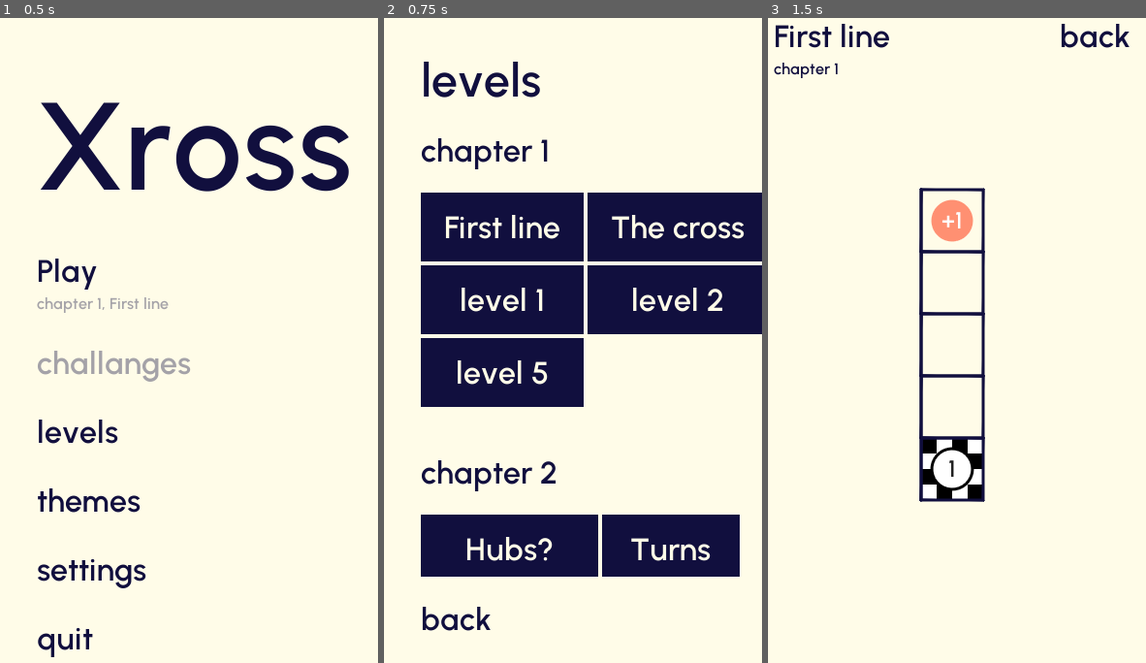
Above: before the commit, frames 1-3 (left to right).
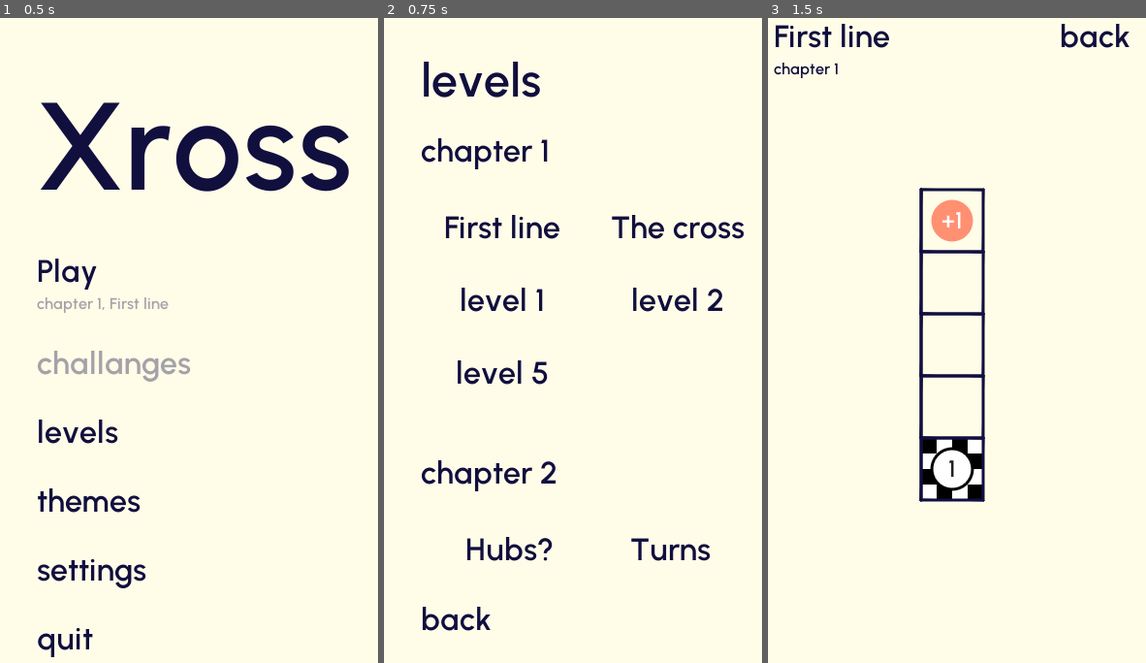
Above: after the commit, the same moments.

Repository: henriknh/add-ze-lines
Game: Godot game, scene res://scenes/main_menu/main_menu.tscn
Same seed, same stepped clock (60 frames per second), same inputs: the game is played once before the commit and once after it.
Inputs:
- Up to frame 1 (0.5 s): no input
- Up to frame 2 (0.75 s): click "levels" at 0.5 s
- Up to frame 3 (1.5 s): click "First line" at 1.25 s

Frame 1 is identical in both runs. In frame 2, 32% of the frame differs, in the area x 9-100%, y 27-87%; in frame 3, nothing differs.

Commit message:
Theme buttons show theme(Intial implementation)

Diff:
--- /dev/null
+++ b/scenes/levels_new/dialogs/string_input/string_input.tscn
@@ -0,0 +1,8 @@
+[gd_scene format=2]
+
+[node name="Control" type="Control"]
+anchor_right = 1.0
+anchor_bottom = 1.0
+__meta__ = {
+"_edit_use_anchors_": false
+}
--- /dev/null
+++ b/scenes/levels_new/levels_new.gd
@@ -0,0 +1,212 @@
+extends MarginContainer
+
+class_name LevelsNew
+
+onready var chapters_outlet = $VBoxContainer/ScrollContainer/VBoxContainer
+var _theme = preload("res://theme_solid.tres")
+
+func _ready():
+	load_levels()
+
+func save_and_reload():
+	Data.save_data()
+	load_levels()
+
+func load_levels():
+	for child in chapters_outlet.get_children():
+		chapters_outlet.remove_child(child)
+
+	for chapter in Data.data:
+		var container = VBoxContainer.new()
+		container.set("custom_constants/separation", 24)
+
+		# Metadata
+		var container_title = HBoxContainer.new()
+
+		# chapter title
+		var chapter_title = Label.new()
+		chapter_title.text = chapter.title
+		chapter_title.size_flags_horizontal = SIZE_EXPAND_FILL
+		chapter_title.set("custom_fonts/font", preload("res://assets/font/font_32.tres"))
+		container_title.add_child(chapter_title)
+
+		# edit chapter
+		if Storage.editor:
+			var edit_chapter = Button.new()
+			edit_chapter.text = "edit"
+			edit_chapter.theme = _theme
+			edit_chapter.connect("pressed", self, "edit_chapter", [chapter])
+			container_title.add_child(edit_chapter)
+
+		container.add_child(container_title)
+
+		# Levels
+		var container_grid = GridContainer.new()
+		container_grid.columns = 1 if Storage.editor else 2
+
+		for level in chapter.levels:
+			var level_container = HBoxContainer.new()
+
+			# play level
+			var play_level = Button.new()
+			play_level.theme = _theme
+			play_level.text = level.title
+			play_level.size_flags_horizontal = SIZE_EXPAND_FILL
+			play_level.connect("pressed", self, "play_level", [chapter, level])
+			level_container.add_child(play_level)
+
+			# edit level
+			if Storage.editor:
+				var edit_level = Button.new()
+				edit_level.theme = _theme
+				edit_level.text = "edit"
+				edit_level.connect("pressed", self, "edit_level", [chapter, level])
+				level_container.add_child(edit_level)
+
+			container_grid.add_child(level_container)
+
+		# add new level
+		if Storage.editor:
+			var button_add_level = Button.new()
+			button_add_level.text = "new"
+			button_add_level.theme = _theme
+			button_add_level.connect("pressed", self, "new_level", [chapter])
+			container_grid.add_child(button_add_level)
+
+		container.add_child(container_grid)
+		chapters_outlet.add_child(container)
+
+	# add new chapter
+	if Storage.editor:
+		var button_add_chapter = Button.new()
+		button_add_chapter.text = "new chapter"
+		button_add_chapter.theme = _theme
+		button_add_chapter.connect("pressed", self, "new_chapter")
+		chapters_outlet.add_child(button_add_chapter)
+
+func _on_back():
+	get_tree().change_scene("res://scenes/main_menu/main_menu.tscn")
+
+func play_level(chapter, level, is_editor = false):
+	Level.init(chapter, level, is_editor)
+
+func new_chapter():
+	Data.data.append({
+		"title": "chapter %d" % (Data.data.size() + 1),
+		"levels": []
+	})
+	save_and_reload()
+
+func edit_chapter(chapter):
+	var idx = Data.data.find(chapter)
+
+	var dialog = AcceptDialog.new()
+	dialog.connect("custom_action", self, "on_edit_chapter", [chapter, dialog])
+	if idx > 0:
+		dialog.add_button("Move up", true, "move_up")
+	if idx < Data.data.size() - 1:
+		dialog.add_button("Move down", true, "move_down")
+	dialog.add_button("Delete", true, "delete")
+
+	var line_edit = LineEdit.new()
+	line_edit.text = chapter.title
+	dialog.register_text_enter(line_edit)
+	dialog.add_child(line_edit)
+	dialog.connect("confirmed", self, "on_edit_chapter", [line_edit, chapter, dialog])
+
+	add_child(dialog)
+	dialog.popup_centered()
+
+func on_edit_chapter(action, chapter, dialog: AcceptDialog):
+	var idx = Data.data.find(chapter)
+
+	if action is String and action == "move_up":
+		Data.data.remove(idx)
+		Data.data.insert(idx - 1, chapter)
+	elif action is String and action == "move_down":
+		Data.data.remove(idx)
+		Data.data.insert(idx + 1, chapter)
+	elif action is String and action == "delete":
+		Data.data.remove(idx)
+	else:
+		chapter.title = action.text
+
+	dialog.queue_free()
+	save_and_reload()
+
+func new_level(chapter):
+	chapter.levels.append({
+		"title": "level %d" % (chapter.levels.size() + 1),
+		"grid_size": [5,5],
+		"operators": []
+	})
+	save_and_reload()
+
+func edit_level(chapter, level):
+	var idx = chapter.levels.find(level)
+
+	var dialog = AcceptDialog.new()
+	dialog.connect("custom_action", self, "on_edit_level", [level, chapter, dialog])
+	dialog.add_button("Edit level", true, "edit")
+	if idx > 0:
+		dialog.add_button("Move up", true, "move_up")
+	if idx < chapter.levels.size() - 1:
+		dialog.add_button("Move down", true, "move_down")
+	dialog.add_button("Delete", true, "delete")
+
+	var container = VBoxContainer.new()
+
+	# Title
+	var label_title = Label.new()
+	label_title.text = "Title"
+	container.add_child(label_title)
+
+	var level_title = LineEdit.new()
+	level_title.text = level.title
+	container.add_child(level_title)
+
+	# Coord
+	var label_coord = Label.new()
+	label_coord.text = "Coord"
+	container.add_child(label_coord)
+
+	var coord_container = HBoxContainer.new()
+
+	var grid_size_x = SpinBox.new()
+	grid_size_x.value = level.grid_size[0]
+	coord_container.add_child(grid_size_x)
+
+	var grid_size_y = SpinBox.new()
+	grid_size_y.value = level.grid_size[1]
+	coord_container.add_child(grid_size_y)
+
+	container.add_child(coord_container)
+
+	dialog.add_child(container)
+
+	dialog.connect("confirmed", self, "on_edit_level", [[level_title, grid_size_x, grid_size_y], level, chapter, dialog])
+
+	add_child(dialog)
+	dialog.popup_centered()
+
+func on_edit_level(action, level, chapter, dialog: AcceptDialog):
+	var idx = chapter.levels.find(level)
+
+	if action is String and action == "edit":
+		play_level(chapter, level, true)
+	elif action is String and action == "move_up":
+		chapter.levels.remove(idx)
+		chapter.levels.insert(idx - 1, level)
+	elif action is String and action == "move_down":
+		chapter.levels.remove(idx)
+		chapter.levels.insert(idx + 1, level)
+	elif action is String and action == "delete":
+		chapter.levels.remove(idx)
+	else:
+		level.title = action[0].text
+		if level.grid_size[0] != action[1].value or level.grid_size[1] != action[2].value:
+			level.grid_size = [action[1].value, action[2].value]
+			level.operators = []
+
+	dialog.queue_free()
+	save_and_reload()
--- /dev/null
+++ b/scenes/levels_new/levels_new.tscn
@@ -0,0 +1,320 @@
+[gd_scene load_steps=5 format=2]
+
+[ext_resource path="res://theme_solid.tres" type="Theme" id=1]
+[ext_resource path="res://theme.tres" type="Theme" id=2]
+[ext_resource path="res://scenes/levels_new/levels_new.gd" type="Script" id=3]
+[ext_resource path="res://assets/font/font_48.tres" type="DynamicFont" id=4]
+
+[node name="MarginContainer" type="MarginContainer"]
+anchor_right = 1.0
+anchor_bottom = 1.0
+theme = ExtResource( 2 )
+custom_constants/margin_right = 48
+custom_constants/margin_top = 48
+custom_constants/margin_left = 48
+custom_constants/margin_bottom = 48
+script = ExtResource( 3 )
+__meta__ = {
+"_edit_use_anchors_": false
+}
+
+[node name="VBoxContainer" type="VBoxContainer" parent="."]
+margin_left = 48.0
+margin_top = 48.0
+margin_right = 390.0
+margin_bottom = 652.0
+size_flags_horizontal = 3
+size_flags_vertical = 3
+custom_constants/separation = 24
+__meta__ = {
+"_edit_use_anchors_": false
+}
+
+[node name="Header" type="Label" parent="VBoxContainer"]
+margin_right = 342.0
+margin_bottom = 58.0
+custom_fonts/font = ExtResource( 4 )
+text = "levels"
+valign = 2
+
+[node name="ScrollContainer" type="ScrollContainer" parent="VBoxContainer"]
+margin_top = 82.0
+margin_right = 342.0
+margin_bottom = 541.0
+size_flags_vertical = 3
+theme = ExtResource( 2 )
+scroll_horizontal_enabled = false
+__meta__ = {
+"_edit_use_anchors_": false
+}
+
+[node name="VBoxContainer" type="VBoxContainer" parent="VBoxContainer/ScrollContainer"]
+margin_right = 338.0
+margin_bottom = 1349.0
+size_flags_horizontal = 3
+custom_constants/separation = 48
+
+[node name="Chapter1" type="VBoxContainer" parent="VBoxContainer/ScrollContainer/VBoxContainer"]
+margin_right = 338.0
+margin_bottom = 58.0
+custom_constants/separation = 24
+
+[node name="HBoxContainer" type="HBoxContainer" parent="VBoxContainer/ScrollContainer/VBoxContainer/Chapter1"]
+margin_right = 338.0
+margin_bottom = 58.0
+
+[node name="ChapterLabel" type="Label" parent="VBoxContainer/ScrollContainer/VBoxContainer/Chapter1/HBoxContainer"]
+margin_right = 320.0
+margin_bottom = 58.0
+size_flags_horizontal = 3
+custom_fonts/font = ExtResource( 4 )
+text = "chapter 1"
+
+[node name="Button" type="Button" parent="VBoxContainer/ScrollContainer/VBoxContainer/Chapter1/HBoxContainer"]
+margin_left = 324.0
+margin_right = 338.0
+margin_bottom = 58.0
+text = "-"
+
+[node name="HBoxContainer" type="HBoxContainer" parent="VBoxContainer/ScrollContainer/VBoxContainer"]
+margin_top = 106.0
+margin_right = 338.0
+margin_bottom = 231.0
+
+[node name="Line" type="Control" parent="VBoxContainer/ScrollContainer/VBoxContainer/HBoxContainer"]
+margin_right = 48.0
+margin_bottom = 125.0
+rect_min_size = Vector2( 48, 0 )
+
+[node name="Line2D" type="Line2D" parent="VBoxContainer/ScrollContainer/VBoxContainer/HBoxContainer/Line"]
+position = Vector2( 24, 24 )
+points = PoolVector2Array( 0, 0, 0, 48 )
+
+[node name="VBoxContainer" type="VBoxContainer" parent="VBoxContainer/ScrollContainer/VBoxContainer/HBoxContainer/Line"]
+anchor_right = 1.0
+anchor_bottom = 1.0
+size_flags_vertical = 3
+__meta__ = {
+"_edit_use_anchors_": false
+}
+
+[node name="VBoxContainer" type="VBoxContainer" parent="VBoxContainer/ScrollContainer/VBoxContainer/HBoxContainer"]
+margin_left = 52.0
+margin_right = 338.0
+margin_bottom = 125.0
+size_flags_horizontal = 3
+__meta__ = {
+"_edit_use_anchors_": false
+}
+
+[node name="Label" type="Label" parent="VBoxContainer/ScrollContainer/VBoxContainer/HBoxContainer/VBoxContainer"]
+margin_right = 286.0
+margin_bottom = 39.0
+text = "test"
+
+[node name="Label2" type="Label" parent="VBoxContainer/ScrollContainer/VBoxContainer/HBoxContainer/VBoxContainer"]
+margin_top = 43.0
+margin_right = 286.0
+margin_bottom = 82.0
+text = "test"
+
+[node name="Label3" type="Label" parent="VBoxContainer/ScrollContainer/VBoxContainer/HBoxContainer/VBoxContainer"]
+margin_top = 86.0
+margin_right = 286.0
+margin_bottom = 125.0
+text = "test"
+
+[node name="Chapter2" type="VBoxContainer" parent="VBoxContainer/ScrollContainer/VBoxContainer"]
+margin_top = 279.0
+margin_right = 338.0
+margin_bottom = 535.0
+custom_constants/separation = 24
+
+[node name="ChapterLabel" type="Label" parent="VBoxContainer/ScrollContainer/VBoxContainer/Chapter2"]
+margin_right = 338.0
+margin_bottom = 58.0
+custom_fonts/font = ExtResource( 4 )
+text = "chapter 2"
+
+[node name="GridContainer" type="GridContainer" parent="VBoxContainer/ScrollContainer/VBoxContainer/Chapter2"]
+margin_top = 82.0
+margin_right = 338.0
+margin_bottom = 256.0
+custom_constants/vseparation = 32
+custom_constants/hseparation = 64
+columns = 2
+
+[node name="Button" type="Button" parent="VBoxContainer/ScrollContainer/VBoxContainer/Chapter2/GridContainer"]
+margin_right = 137.0
+margin_bottom = 71.0
+theme = ExtResource( 1 )
+text = "LEVEL"
+
+[node name="Button2" type="Button" parent="VBoxContainer/ScrollContainer/VBoxContainer/Chapter2/GridContainer"]
+margin_left = 201.0
+margin_right = 338.0
+margin_bottom = 71.0
+theme = ExtResource( 1 )
+text = "LEVEL"
+
+[node name="Button3" type="Button" parent="VBoxContainer/ScrollContainer/VBoxContainer/Chapter2/GridContainer"]
+margin_top = 103.0
+margin_right = 137.0
+margin_bottom = 174.0
+theme = ExtResource( 1 )
+text = "LEVEL"
+
+[node name="Button4" type="Button" parent="VBoxContainer/ScrollContainer/VBoxContainer/Chapter2/GridContainer"]
+margin_left = 201.0
+margin_top = 103.0
+margin_right = 338.0
+margin_bottom = 174.0
+theme = ExtResource( 1 )
+text = "LEVEL"
+
+[node name="Chapter3" type="VBoxContainer" parent="VBoxContainer/ScrollContainer/VBoxContainer"]
+margin_top = 583.0
+margin_right = 338.0
+margin_bottom = 942.0
+custom_constants/separation = 24
+
+[node name="ChapterLabel" type="Label" parent="VBoxContainer/ScrollContainer/VBoxContainer/Chapter3"]
+margin_right = 338.0
+margin_bottom = 58.0
+custom_fonts/font = ExtResource( 4 )
+text = "chapter 3"
+
+[node name="GridContainer" type="GridContainer" parent="VBoxContainer/ScrollContainer/VBoxContainer/Chapter3"]
+margin_top = 82.0
+margin_right = 338.0
+margin_bottom = 359.0
+custom_constants/vseparation = 32
+custom_constants/hseparation = 64
+columns = 2
+
+[node name="Button" type="Button" parent="VBoxContainer/ScrollContainer/VBoxContainer/Chapter3/GridContainer"]
+margin_right = 137.0
+margin_bottom = 71.0
+theme = ExtResource( 1 )
+text = "LEVEL"
+
+[node name="Button2" type="Button" parent="VBoxContainer/ScrollContainer/VBoxContainer/Chapter3/GridContainer"]
+margin_left = 201.0
+margin_right = 338.0
+margin_bottom = 71.0
+theme = ExtResource( 1 )
+text = "LEVEL"
+
+[node name="Button3" type="Button" parent="VBoxContainer/ScrollContainer/VBoxContainer/Chapter3/GridContainer"]
+margin_top = 103.0
+margin_right = 137.0
+margin_bottom = 174.0
+theme = ExtResource( 1 )
+text = "LEVEL"
+
+[node name="Button4" type="Button" parent="VBoxContainer/ScrollContainer/VBoxContainer/Chapter3/GridContainer"]
+margin_left = 201.0
+margin_top = 103.0
+margin_right = 338.0
+margin_bottom = 174.0
+theme = ExtResource( 1 )
+text = "LEVEL"
+
+[node name="Button5" type="Button" parent="VBoxContainer/ScrollContainer/VBoxContainer/Chapter3/GridContainer"]
+margin_top = 206.0
+margin_right = 137.0
+margin_bottom = 277.0
+theme = ExtResource( 1 )
+text = "LEVEL"
+
+[node name="Button6" type="Button" parent="VBoxContainer/ScrollContainer/VBoxContainer/Chapter3/GridContainer"]
+margin_left = 201.0
+margin_top = 206.0
+margin_right = 338.0
+margin_bottom = 277.0
+theme = ExtResource( 1 )
+text = "LEVEL"
+
+[node name="Chapter4" type="VBoxContainer" parent="VBoxContainer/ScrollContainer/VBoxContainer"]
+margin_top = 990.0
+margin_right = 338.0
+margin_bottom = 1349.0
+custom_constants/separation = 24
+
+[node name="ChapterLabel" type="Label" parent="VBoxContainer/ScrollContainer/VBoxContainer/Chapter4"]
+margin_right = 338.0
+margin_bottom = 58.0
+custom_fonts/font = ExtResource( 4 )
+text = "chapter 4"
+
+[node name="GridContainer" type="GridContainer" parent="VBoxContainer/ScrollContainer/VBoxContainer/Chapter4"]
+margin_top = 82.0
+margin_right = 338.0
+margin_bottom = 359.0
+custom_constants/vseparation = 32
+custom_constants/hseparation = 64
+columns = 2
+
+[node name="Button" type="Button" parent="VBoxContainer/ScrollContainer/VBoxContainer/Chapter4/GridContainer"]
+margin_right = 137.0
+margin_bottom = 71.0
+theme = ExtResource( 1 )
+text = "LEVEL"
+
+[node name="Button2" type="Button" parent="VBoxContainer/ScrollContainer/VBoxContainer/Chapter4/GridContainer"]
+margin_left = 201.0
+margin_right = 338.0
+margin_bottom = 71.0
+theme = ExtResource( 1 )
+text = "LEVEL"
+
+[node name="Button3" type="Button" parent="VBoxContainer/ScrollContainer/VBoxContainer/Chapter4/GridContainer"]
+margin_top = 103.0
+margin_right = 137.0
+margin_bottom = 174.0
+theme = ExtResource( 1 )
+text = "LEVEL"
+
+[node name="Button4" type="Button" parent="VBoxContainer/ScrollContainer/VBoxContainer/Chapter4/GridContainer"]
+margin_left = 201.0
+margin_top = 103.0
+margin_right = 338.0
+margin_bottom = 174.0
+theme = ExtResource( 1 )
+text = "LEVEL"
+
+[node name="Button5" type="Button" parent="VBoxContainer/ScrollContainer/VBoxContainer/Chapter4/GridContainer"]
+margin_top = 206.0
+margin_right = 137.0
+margin_bottom = 277.0
+theme = ExtResource( 1 )
+text = "LEVEL"
+
+[node name="AcceptDialog" type="AcceptDialog" parent="VBoxContainer/ScrollContainer"]
+margin_right = 83.0
+margin_bottom = 102.0
+
+[node name="Button" type="Button" parent="VBoxContainer"]
+margin_top = 565.0
+margin_right = 342.0
+margin_bottom = 604.0
+theme = ExtResource( 2 )
+text = "back"
+align = 0
+
+[connection signal="pressed" from="VBoxContainer/ScrollContainer/VBoxContainer/Chapter2/GridContainer/Button" to="." method="_on_load_level"]
+[connection signal="pressed" from="VBoxContainer/ScrollContainer/VBoxContainer/Chapter2/GridContainer/Button2" to="." method="_on_load_level"]
+[connection signal="pressed" from="VBoxContainer/ScrollContainer/VBoxContainer/Chapter2/GridContainer/Button3" to="." method="_on_load_level"]
+[connection signal="pressed" from="VBoxContainer/ScrollContainer/VBoxContainer/Chapter2/GridContainer/Button4" to="." method="_on_load_level"]
+[connection signal="pressed" from="VBoxContainer/ScrollContainer/VBoxContainer/Chapter3/GridContainer/Button" to="." method="_on_load_level"]
+[connection signal="pressed" from="VBoxContainer/ScrollContainer/VBoxContainer/Chapter3/GridContainer/Button2" to="." method="_on_load_level"]
+[connection signal="pressed" from="VBoxContainer/ScrollContainer/VBoxContainer/Chapter3/GridContainer/Button3" to="." method="_on_load_level"]
+[connection signal="pressed" from="VBoxContainer/ScrollContainer/VBoxContainer/Chapter3/GridContainer/Button4" to="." method="_on_load_level"]
+[connection signal="pressed" from="VBoxContainer/ScrollContainer/VBoxContainer/Chapter3/GridContainer/Button5" to="." method="_on_load_level"]
+[connection signal="pressed" from="VBoxContainer/ScrollContainer/VBoxContainer/Chapter3/GridContainer/Button6" to="." method="_on_load_level"]
+[connection signal="pressed" from="VBoxContainer/ScrollContainer/VBoxContainer/Chapter4/GridContainer/Button" to="." method="_on_load_level"]
+[connection signal="pressed" from="VBoxContainer/ScrollContainer/VBoxContainer/Chapter4/GridContainer/Button2" to="." method="_on_load_level"]
+[connection signal="pressed" from="VBoxContainer/ScrollContainer/VBoxContainer/Chapter4/GridContainer/Button3" to="." method="_on_load_level"]
+[connection signal="pressed" from="VBoxContainer/ScrollContainer/VBoxContainer/Chapter4/GridContainer/Button4" to="." method="_on_load_level"]
+[connection signal="pressed" from="VBoxContainer/ScrollContainer/VBoxContainer/Chapter4/GridContainer/Button5" to="." method="_on_load_level"]
+[connection signal="pressed" from="VBoxContainer/Button" to="." method="_on_back"]
--- a/scenes/themes/themes.gd
+++ b/scenes/themes/themes.gd
@@ -1,13 +1,13 @@
 extends MarginContainer
 
-var _theme = preload("res://theme_solid.tres")
+var _theme_solid = preload("res://theme_solid.tres")
 
 func _ready():
 	for i in range(Themes.themes.size()):
 		var theme = Themes.themes[i]
 		var button = Button.new()
 		button.text = theme.title
-		button.theme = _theme
+		button.theme = Themes.update_theme_solid(_theme_solid.duplicate(true), theme)
 		button.connect("pressed", self, "_on_set_theme", [i])
 		$VBoxContainer/GridContainer.add_child(button)
 
--- a/scenes/themes/themes.tscn
+++ b/scenes/themes/themes.tscn
@@ -21,7 +21,7 @@
 margin_left = 48.0
 margin_top = 48.0
 margin_right = 352.0
-margin_bottom = 752.0
+margin_bottom = 652.0
 custom_constants/separation = 48
 
 [node name="Themes" type="Label" parent="VBoxContainer"]
@@ -33,16 +33,16 @@
 [node name="GridContainer" type="GridContainer" parent="VBoxContainer"]
 margin_top = 106.0
 margin_right = 304.0
-margin_bottom = 617.0
+margin_bottom = 517.0
 size_flags_vertical = 3
 custom_constants/vseparation = 24
 custom_constants/hseparation = 24
 columns = 2
 
 [node name="Back" type="Button" parent="VBoxContainer"]
-margin_top = 665.0
+margin_top = 565.0
 margin_right = 304.0
-margin_bottom = 704.0
+margin_bottom = 604.0
 text = "back"
 align = 0
 
--- a/singletons/themes.gd
+++ b/singletons/themes.gd
@@ -121,7 +121,16 @@
 	VisualServer.set_default_clear_color(theme.background)
 
 	var _theme = preload("res://theme.tres")
-
+	update_theme(_theme, theme)
+
+	var _theme_solid = preload("res://theme_solid.tres")
+	update_theme_solid(_theme_solid, theme)
+
+	propagate_call("update")
+	emit_signal("theme_changed")
+
+
+func update_theme(_theme: Theme, theme) -> Theme:
 	var font_color = theme.on_background
 	var font_color_disabled = font_color
 	font_color_disabled.a = 0.38
@@ -140,10 +149,12 @@
 		if _theme.has_color("font_color_pressed", node_type):
 			_theme.set_color("font_color_pressed", node_type, font_color_pressed)
 
-
-	var _theme_solid = preload("res://theme_solid.tres")
-
-	var font_color_solid = theme.background
+	return _theme
+
+func update_theme_solid(_theme_solid: Theme, theme) -> Theme:
+
+	_theme_solid = update_theme(_theme_solid, theme)
+	var font_color_solid = theme.on_background
 	var font_color_solid_disabled = font_color_solid
 	font_color_solid_disabled.a = 0.38
 	var font_color_solid_hover = font_color_solid
@@ -151,7 +162,7 @@
 	var font_color_solid_pressed = font_color_solid
 	font_color_solid_pressed.lightened(0.3)
 
-	var background = theme.on_background
+	var background = theme.background
 	var background_disabled = background
 	background_disabled.a = 0.38
 	var background_hover = background
@@ -181,11 +192,12 @@
 		if _theme_solid.has_stylebox("normal", node_type):
 			var style_box_normal = _theme_solid.get_stylebox("normal", node_type)
 			style_box_normal.bg_color = background
+			print(background)
+			print(node_type)
 			_theme_solid.set_stylebox("normal", node_type, style_box_normal)
 		if _theme_solid.has_stylebox("pressed", node_type):
 			var style_box_pressed = _theme_solid.get_stylebox("pressed", node_type)
 			style_box_pressed.bg_color = background_pressed
 			_theme_solid.set_stylebox("pressed", node_type, style_box_pressed)
 
-	propagate_call("update")
-	emit_signal("theme_changed")
+	return _theme_solid
